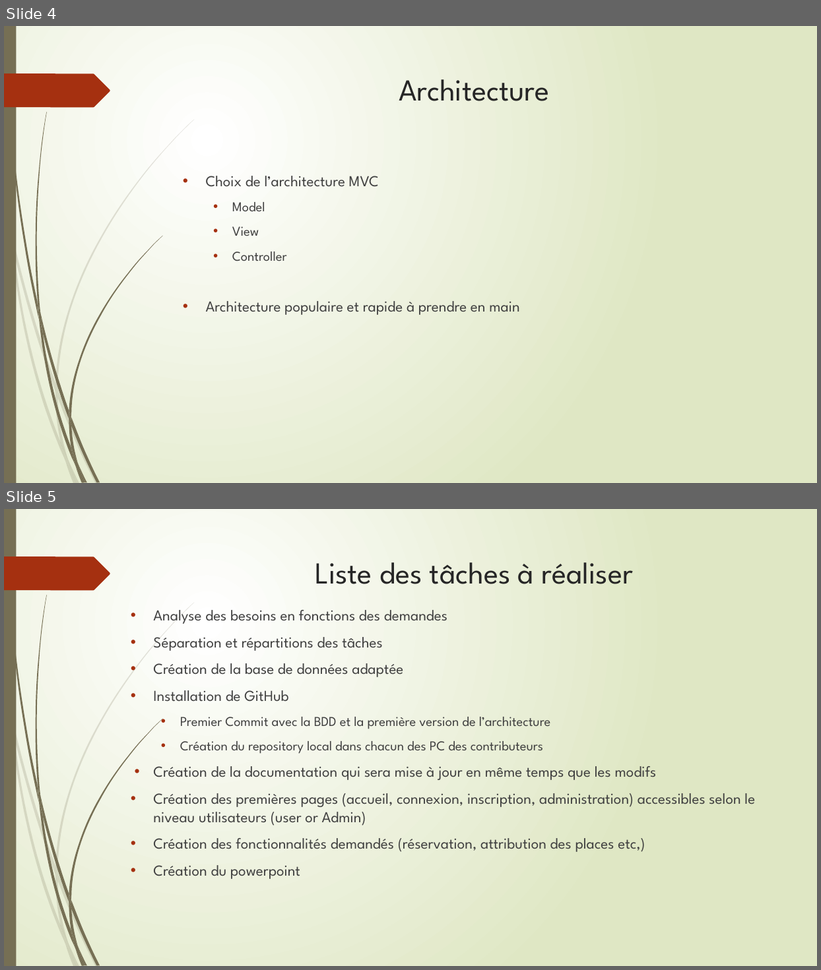
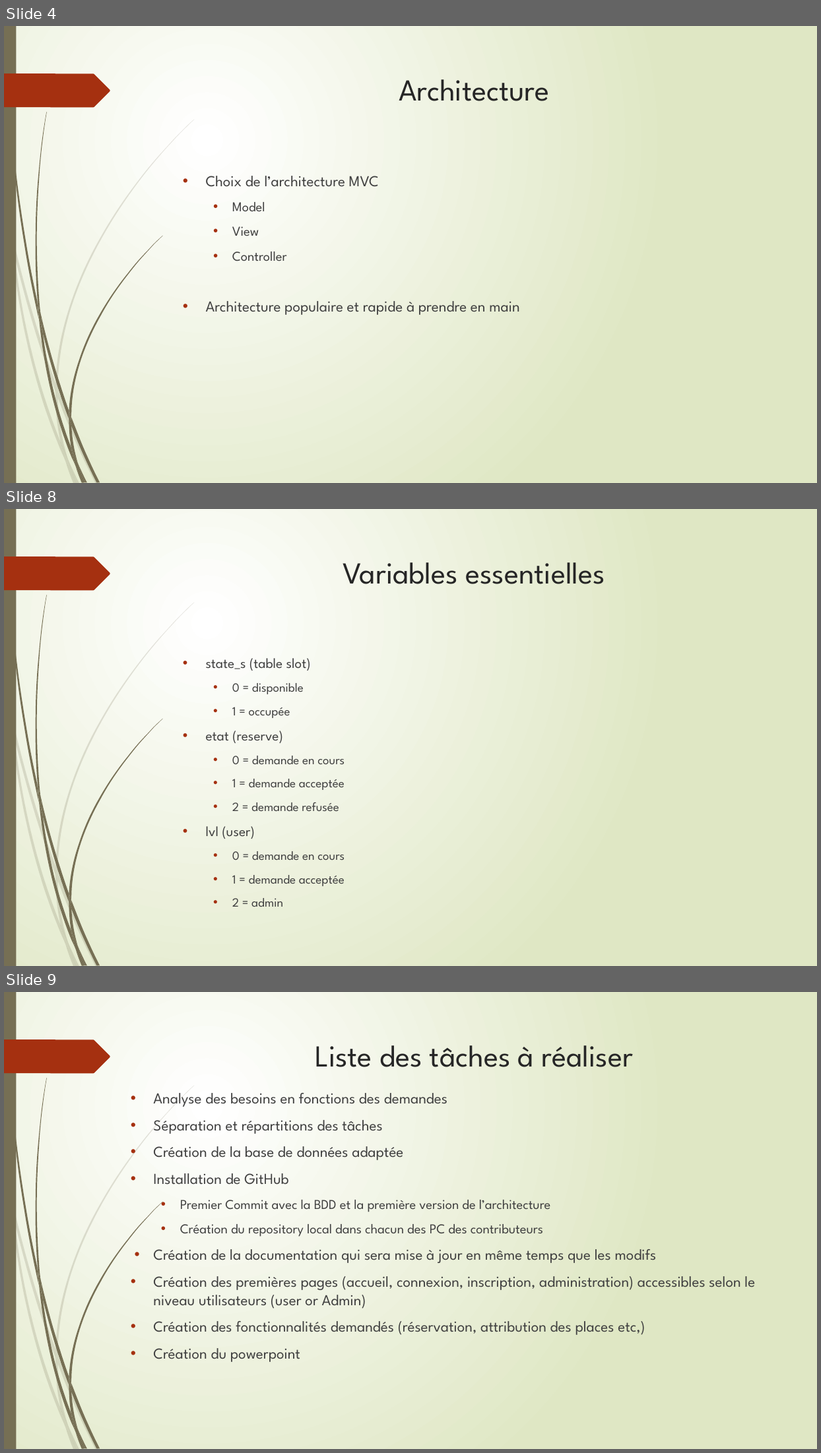
Before and after one commit to Eight-sama/Projet-Parking, a slide deck: web/PPE Projet Parking.pptx. Shown one above the other, each under a label of ours: slides 4 and 5 before the commit, slides 4, 8 and 9 after it; the slides between them are not shown. The pictures are 821x970 and 821x1453 pixels, drawn with LibreOffice and Linux fonts; fonts in the diff are those of the drawing. Boxes give left, top, right and bottom in pixels: in the first picture for what was removed or moved away, otherwise in the second. Text is boxed around its words. In the diff, an @@ line names an element or a change of style, - is before the commit and + after.

```diff
--- a/web/PPE Projet Parking.pptx
+++ b/web/PPE Projet Parking.pptx
@@ slide 8 added at [4, 509, 817, 966], background gradient #FFFFFF to #DFE8C4; not listed: 24 template elements that a slide beside it also shows @@
@@ title added at [343, 562, 605, 584], 36 pt, text #262626 @@
+Variables essentielles
@@ text added at [206, 658, 345, 907], 14.8 pt, text #404040 @@
+• state_s (table slot)
+  • 0 = disponible
+  • 1 = occupée
+• etat (reserve)
+  • 0 = demande en cours
+  • 1 = demande acceptée
+  • 2 = demande refusée
+• lvl (user)
+  • 0 = demande en cours
+  • 1 = demande acceptée
+  • 2 = admin
@@ what was slide 5 is now slide 9 @@
```
Also in this commit, not shown: 2 slides changed, 3 other slides added, 1 other file.
